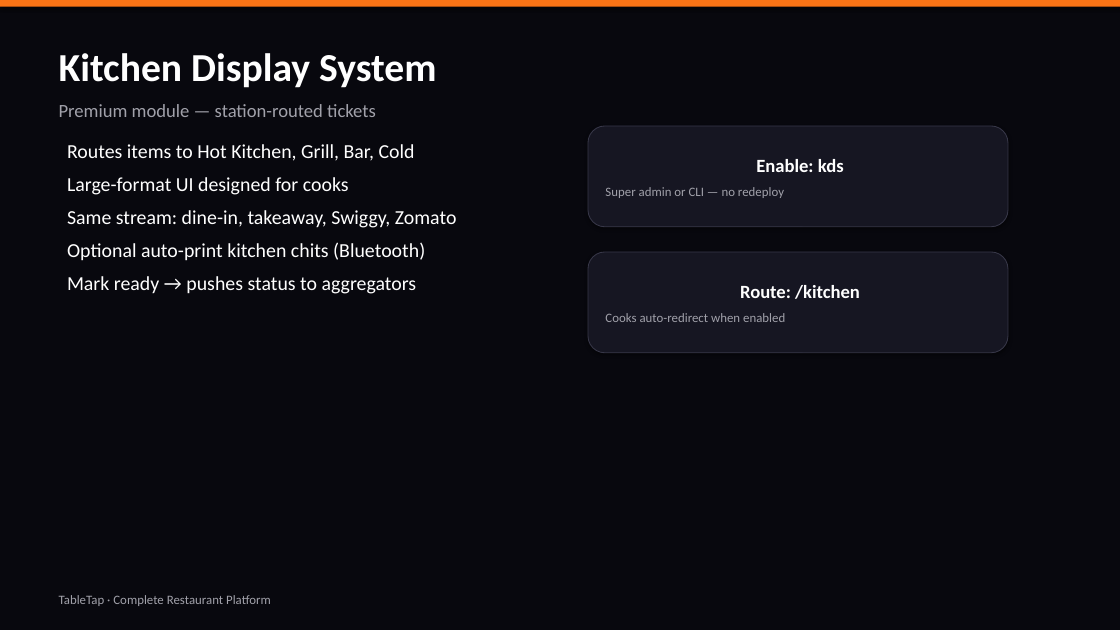
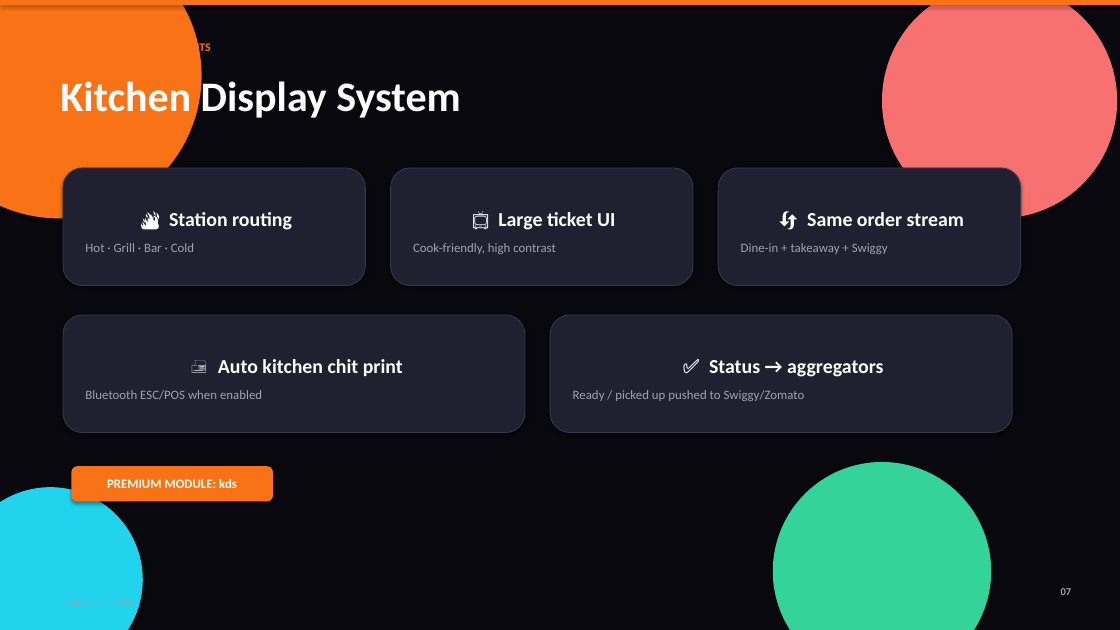
Before and after one commit to chandrasheker/order-on-the-fly, a slide deck: slide 7 of presentation/TableTap-Restaurant-Owner-Detailed-Deck.pptx. Drawn at 1120x630 pixels with LibreOffice and Linux fonts; fonts in the diff are those of the drawing. Boxes give left, top, right and bottom in pixels: in the first picture for what was removed or moved away, otherwise in the second. Text is boxed around its words. In the diff, an @@ line names an element or a change of style, - is before the commit and + after.

```diff
--- a/presentation/TableTap-Restaurant-Owner-Detailed-Deck.pptx
+++ b/presentation/TableTap-Restaurant-Owner-Detailed-Deck.pptx
@@ ellipse added at [0,0,202,218], fill #F97316 @@
@@ ellipse added at [882,0,1117,218], fill #F87171 @@
@@ text added at [183,41,211,54], 10 pt, text #F97316, bold @@
+PREMIUM · ENDS PAPER CHITS
@@ text "Kitchen Display System": place and size @@
-text "Kitchen Display System" at [59,53,436,117]
+text "Kitchen Display System" at [60,77,460,118]
@@ text "Kitchen Display System" at [60,77,460,118]: size 34 to 36 pt @@
@@ text at [59,104,376,117]: paragraph removed @@
-Premium module — station-routed tickets
@@ text removed at [67,144,457,294] @@
-Routes items to Hot Kitchen, Grill, Bar, Cold
-Large-format UI designed for cooks
-Same stream: dine-in, takeaway, Swiggy, Zomato
-Optional auto-print kitchen chits (Bluetooth)
-Mark ready → pushes status to aggregators
@@ rounded rectangle removed at [588,126,1008,227] @@
-Enable: kds
-Super admin or CLI — no redeploy
@@ rounded rectangle added at [63,168,365,286], fill #202030, outline #373748 0.75 pt, 11 pt, text #A0A0AF @@
+🔥 Station routing
+Hot · Grill · Bar · Cold
@@ rounded rectangle added at [391,168,693,286], fill #202030, outline #373748 0.75 pt, 11 pt, text #A0A0AF @@
+📺 Large ticket UI
+Cook-friendly, high contrast
@@ rounded rectangle added at [718,168,1021,286], fill #202030, outline #373748 0.75 pt, 11 pt, text #A0A0AF @@
+🔄 Same order stream
+Dine-in + takeaway + Swiggy
@@ rounded rectangle removed at [588,252,1008,353] @@
-Route: /kitchen
-Cooks auto-redirect when enabled
@@ rounded rectangle added at [63,315,525,433], fill #202030, outline #373748 0.75 pt, 11 pt, text #A0A0AF @@
+🖨️ Auto kitchen chit print
+Bluetooth ESC/POS when enabled
@@ rounded rectangle added at [550,315,1012,433], fill #202030, outline #373748 0.75 pt, 11 pt, text #A0A0AF @@
+✅ Status → aggregators
+Ready / picked up pushed to Swiggy/Zomato
@@ rounded rectangle added at [71,466,273,502], fill #F97316, 11 pt, text #FFFFFF, bold @@
+PREMIUM MODULE: kds
@@ ellipse added at [773,462,991,630], fill #34D399 @@
@@ ellipse added at [0,487,143,630], fill #22D3EE @@
@@ text removed at [59,595,271,606] @@
-TableTap · Complete Restaurant Platform
@@ text added at [63,599,132,608], 9 pt, text #A0A0AF @@
+TableTap · 7/18
@@ text added at [1061,588,1072,595], 9 pt, text #A0A0AF, bold @@
+07
```
Also in this commit, not shown: 4 other slides changed, 13 slides added, 13 slides removed, 11 other files.
